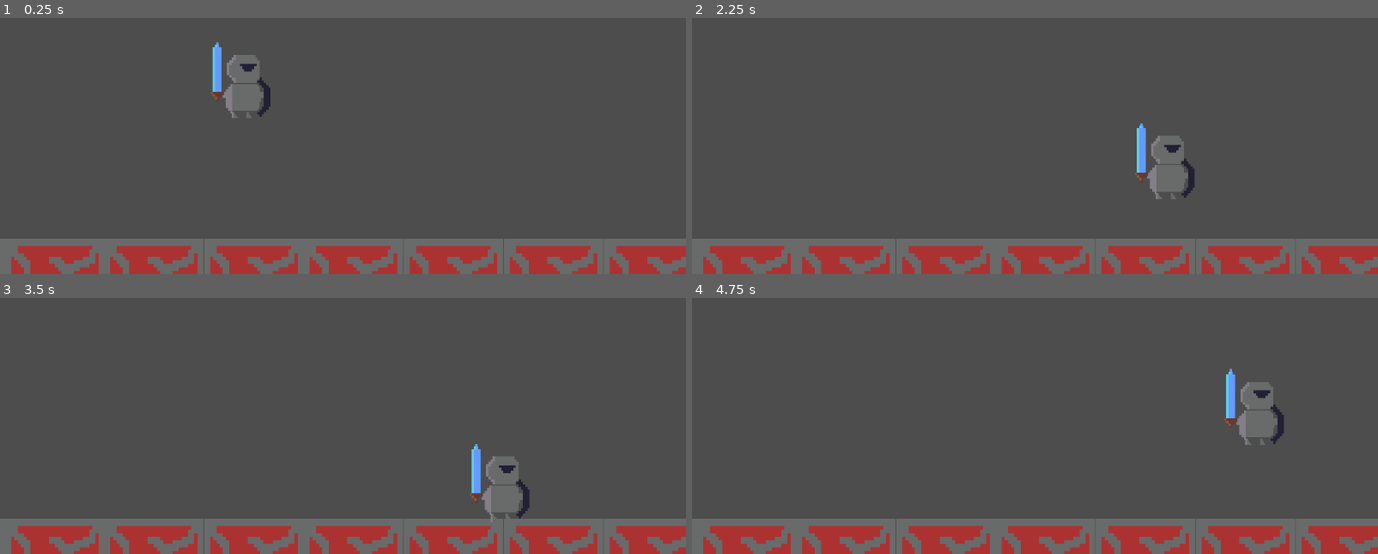
Above: before the commit, frames 1-4 (two rows, left to right).
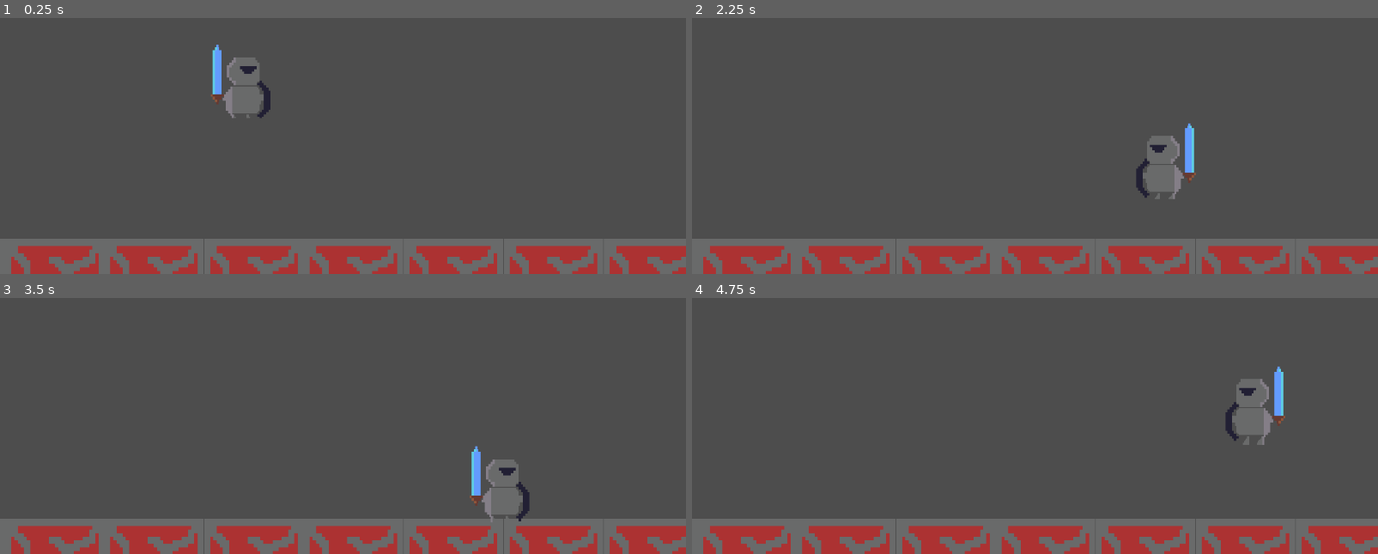
Above: after the commit, the same moments.

Repository: icarosun/the_gem_knight
Game: Godot game, scene res://node_2d.tscn
Two runs of this game, one before a commit and one after it. Both use one fixed random seed, a clock stepped at 60 frames per second and the inputs below.
Inputs:
- Up to frame 1 (0.25 s): no input
- Up to frame 2 (2.25 s): tap Enter (ui_accept) at 0.5, 0.6 s; hold Right (ui_right) 0.53-2.03 s; tap Space (jump, bound only after the commit) at 0.77, 1.07, 1.52, 1.55, 1.82, 2.1 s; tap Q (fight, bound only after the commit) at 0.8, 1.35 s; hold Left (ui_left) from 2.03 s (still down)
- Up to frame 3 (3.5 s): tap Enter (ui_accept) at 2.3, 2.85 s; release Left (ui_left) at 2.78 s; hold Right (ui_right) from 2.78 s (still down); tap Space (jump, bound only after the commit) at 3.02, 3.32 s; tap Q (fight, bound only after the commit) at 3.05 s
- Up to frame 4 (4.75 s): tap Q (fight, bound only after the commit) at 3.6 s; tap Space (jump, bound only after the commit) at 3.77, 3.8, 4.07, 4.52 s; release Right (ui_right) at 4.28 s; hold Left (ui_left) from 4.28 s (still down); tap Enter (ui_accept) at 4.35 s

The runs differ from the first frame. In frame 1, 0.3% of the frame differs, in the area x 30-40%, y 9-39%; in frame 2, 1.3%; in frame 3, 0.3%; in frame 4, 1.4%, in the area x 77-87%, y 26-58%.

Commit message:
add: button fight

Diff:
--- a/node_2d.tscn
+++ b/node_2d.tscn
@@ -1,7 +1,8 @@
-[gd_scene load_steps=12 format=3 uid="uid://c7vwmc43kr3do"]
+[gd_scene load_steps=20 format=3 uid="uid://c7vwmc43kr3do"]
 
 [ext_resource type="Script" path="res://scripts/player.gd" id="2_604b5"]
 [ext_resource type="Texture2D" uid="uid://b7akv2bjhgthh" path="res://assets/soldado-idle.png" id="2_kwqj2"]
+[ext_resource type="Texture2D" uid="uid://dm1fq68vgpvr" path="res://assets/soldado-atack.png" id="3_cbplk"]
 [ext_resource type="Texture2D" uid="uid://ct0l4bfd46dkk" path="res://assets/Sprite-0002.png" id="3_i6g10"]
 
 [sub_resource type="RectangleShape2D" id="RectangleShape2D_hkjpv"]
@@ -9,6 +10,34 @@
 
 [sub_resource type="RectangleShape2D" id="RectangleShape2D_yciqq"]
 size = Vector2(122, 134)
+
+[sub_resource type="AtlasTexture" id="AtlasTexture_d7fjn"]
+atlas = ExtResource("3_cbplk")
+region = Rect2(0, 0, 97, 97)
+
+[sub_resource type="AtlasTexture" id="AtlasTexture_c2g05"]
+atlas = ExtResource("3_cbplk")
+region = Rect2(97, 0, 97, 97)
+
+[sub_resource type="AtlasTexture" id="AtlasTexture_1r8ah"]
+atlas = ExtResource("3_cbplk")
+region = Rect2(194, 0, 97, 97)
+
+[sub_resource type="AtlasTexture" id="AtlasTexture_qmsck"]
+atlas = ExtResource("3_cbplk")
+region = Rect2(291, 0, 97, 97)
+
+[sub_resource type="AtlasTexture" id="AtlasTexture_30ft7"]
+atlas = ExtResource("3_cbplk")
+region = Rect2(388, 0, 97, 97)
+
+[sub_resource type="AtlasTexture" id="AtlasTexture_x704b"]
+atlas = ExtResource("3_cbplk")
+region = Rect2(485, 0, 97, 97)
+
+[sub_resource type="AtlasTexture" id="AtlasTexture_253h8"]
+atlas = ExtResource("3_cbplk")
+region = Rect2(0, 0, 97, 97)
 
 [sub_resource type="AtlasTexture" id="AtlasTexture_81xq3"]
 atlas = ExtResource("2_kwqj2")
@@ -32,6 +61,32 @@
 
 [sub_resource type="SpriteFrames" id="SpriteFrames_20s3q"]
 animations = [{
+"frames": [{
+"duration": 1.0,
+"texture": SubResource("AtlasTexture_d7fjn")
+}, {
+"duration": 1.0,
+"texture": SubResource("AtlasTexture_c2g05")
+}, {
+"duration": 1.0,
+"texture": SubResource("AtlasTexture_1r8ah")
+}, {
+"duration": 1.0,
+"texture": SubResource("AtlasTexture_qmsck")
+}, {
+"duration": 1.0,
+"texture": SubResource("AtlasTexture_30ft7")
+}, {
+"duration": 1.0,
+"texture": SubResource("AtlasTexture_x704b")
+}, {
+"duration": 1.0,
+"texture": SubResource("AtlasTexture_253h8")
+}],
+"loop": false,
+"name": &"attack",
+"speed": 15.0
+}, {
 "frames": [{
 "duration": 1.0,
 "texture": SubResource("AtlasTexture_81xq3")
@@ -114,6 +169,5 @@
 position = Vector2(83, 169)
 scale = Vector2(1.82813, 2.125)
 sprite_frames = SubResource("SpriteFrames_20s3q")
-animation = &"idle"
+animation = &"attack"
 autoplay = "idle"
-frame_progress = 0.717775
--- a/project.godot
+++ b/project.godot
@@ -15,6 +15,31 @@
 config/features=PackedStringArray("4.3", "GL Compatibility")
 config/icon="res://icon.svg"
 
+[input]
+
+jump={
+"deadzone": 0.5,
+"events": [Object(InputEventKey,"resource_local_to_scene":false,"resource_name":"","device":-1,"window_id":0,"alt_pressed":false,"shift_pressed":false,"ctrl_pressed":false,"meta_pressed":false,"pressed":false,"keycode":0,"physical_keycode":32,"key_label":0,"unicode":32,"location":0,"echo":false,"script":null)
+]
+}
+move_left={
+"deadzone": 0.5,
+"events": [Object(InputEventKey,"resource_local_to_scene":false,"resource_name":"","device":-1,"window_id":0,"alt_pressed":false,"shift_pressed":false,"ctrl_pressed":false,"meta_pressed":false,"pressed":false,"keycode":0,"physical_keycode":4194319,"key_label":0,"unicode":0,"location":0,"echo":false,"script":null)
+, Object(InputEventKey,"resource_local_to_scene":false,"resource_name":"","device":-1,"window_id":0,"alt_pressed":false,"shift_pressed":false,"ctrl_pressed":false,"meta_pressed":false,"pressed":false,"keycode":0,"physical_keycode":65,"key_label":0,"unicode":97,"location":0,"echo":false,"script":null)
+]
+}
+move_right={
+"deadzone": 0.5,
+"events": [Object(InputEventKey,"resource_local_to_scene":false,"resource_name":"","device":-1,"window_id":0,"alt_pressed":false,"shift_pressed":false,"ctrl_pressed":false,"meta_pressed":false,"pressed":false,"keycode":0,"physical_keycode":4194321,"key_label":0,"unicode":0,"location":0,"echo":false,"script":null)
+, Object(InputEventKey,"resource_local_to_scene":false,"resource_name":"","device":-1,"window_id":0,"alt_pressed":false,"shift_pressed":false,"ctrl_pressed":false,"meta_pressed":false,"pressed":false,"keycode":0,"physical_keycode":68,"key_label":0,"unicode":100,"location":0,"echo":false,"script":null)
+]
+}
+fight={
+"deadzone": 0.5,
+"events": [Object(InputEventKey,"resource_local_to_scene":false,"resource_name":"","device":-1,"window_id":0,"alt_pressed":false,"shift_pressed":false,"ctrl_pressed":false,"meta_pressed":false,"pressed":false,"keycode":0,"physical_keycode":81,"key_label":0,"unicode":113,"location":0,"echo":false,"script":null)
+]
+}
+
 [rendering]
 
 textures/canvas_textures/default_texture_filter=0
--- a/scripts/player.gd
+++ b/scripts/player.gd
@@ -4,6 +4,7 @@
 const SPEED = 300.0
 const JUMP_VELOCITY = -600.0
 
+@onready var animated_sprite = $AnimatedSprite2D
 
 func _physics_process(delta: float) -> void:
 	# Add the gravity.
@@ -11,12 +12,25 @@
 		velocity += get_gravity() * delta
 
 	# Handle jump.
-	if Input.is_action_just_pressed("ui_accept") and is_on_floor():
+	if Input.is_action_just_pressed("jump") and is_on_floor():
 		velocity.y = JUMP_VELOCITY
 
 	# Get the input direction and handle the movement/deceleration.
 	# As good practice, you should replace UI actions with custom gameplay actions.
-	var direction := Input.get_axis("ui_left", "ui_right")
+	var direction := Input.get_axis("move_left", "move_right")
+
+	if direction > 0:
+		animated_sprite.flip_h = false
+	elif direction < 0:
+		animated_sprite.flip_h = true
+
+	if Input.is_action_just_pressed("fight"):
+		animated_sprite.play("attack")
+
+	if Input.is_action_just_released("fight"):
+		animated_sprite.play("idle")
+
+
 	if direction:
 		velocity.x = direction * SPEED
 	else:
Binary file added: assets/soldado-atack.png
Not shown, added: assets/soldado-atack.png.import
